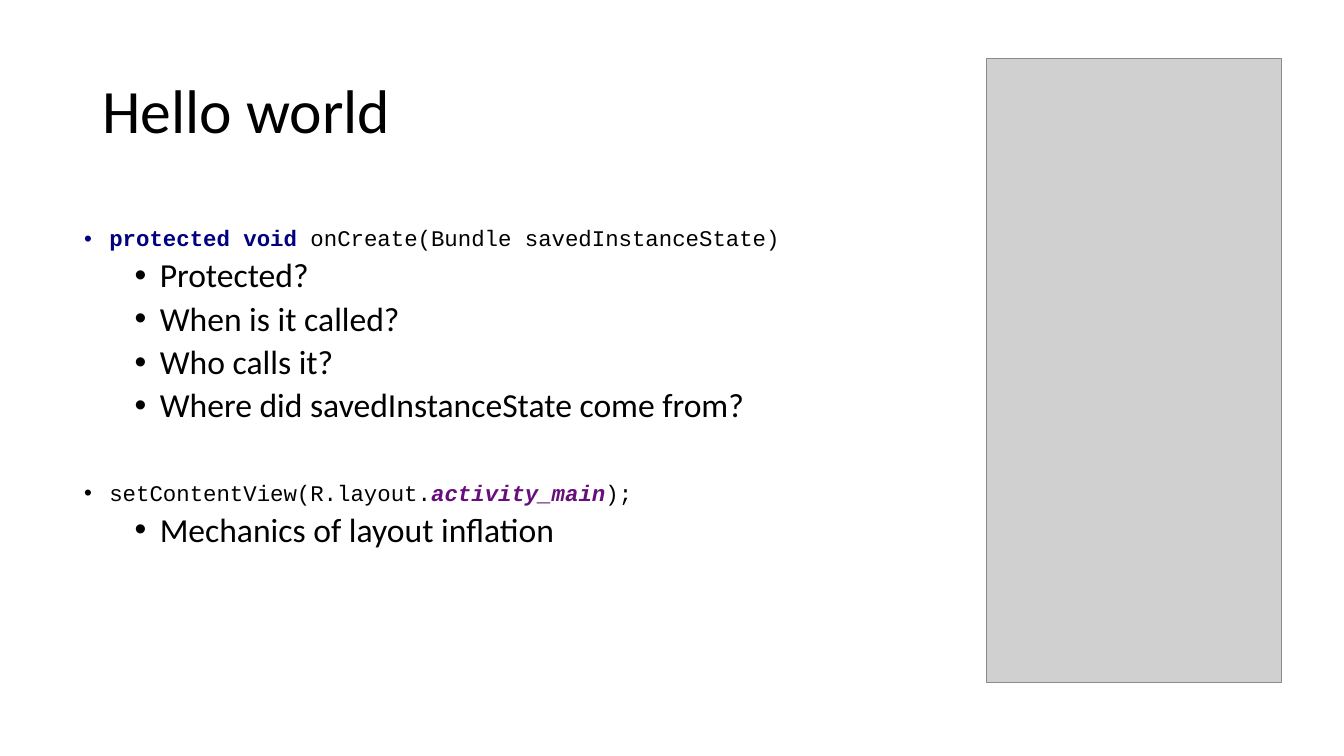
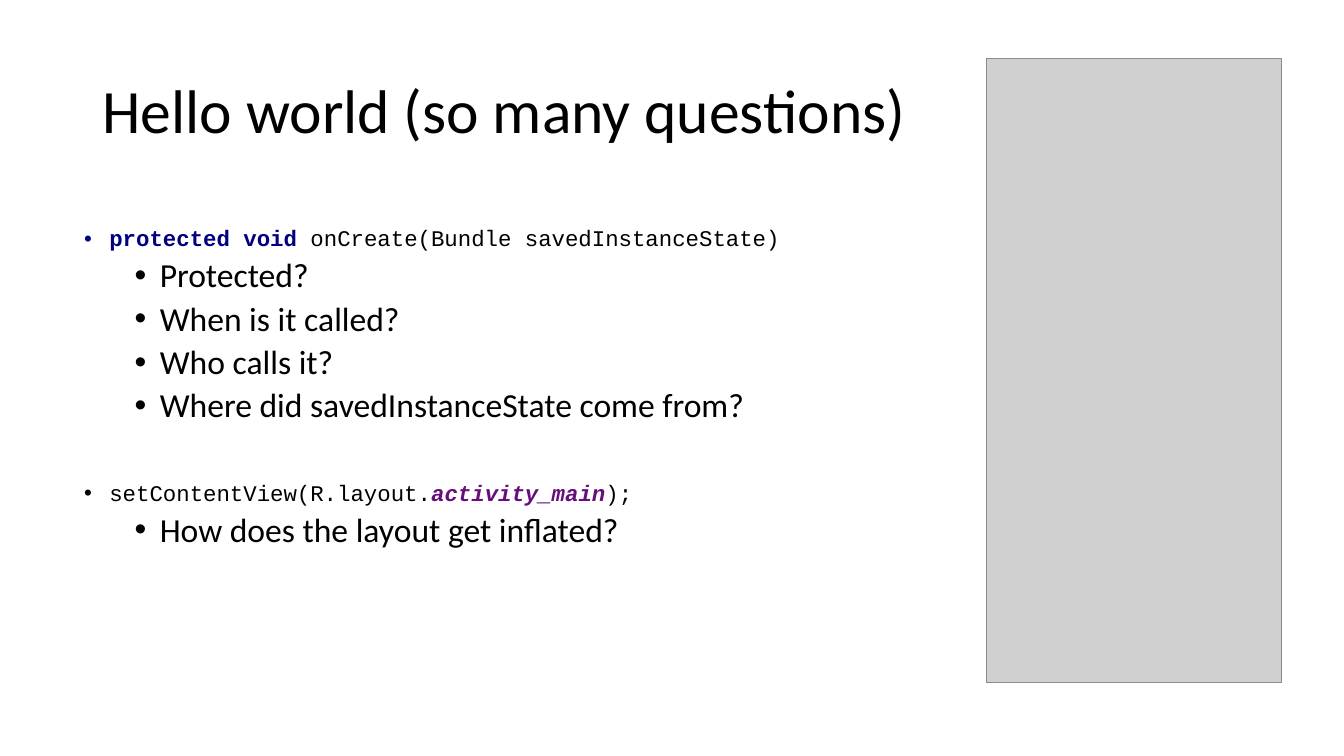
Before and after one commit to russellu/cs230, a slide deck: slide 11 of Lecture_HelloWorld.pptx. Drawn at 1344x756 pixels with LibreOffice and Linux fonts; fonts in the diff are those of the drawing; grey boxes stand for pictures. Boxes give left, top, right and bottom in pixels: in the first picture for what was removed or moved away, otherwise in the second. Text is boxed around its words. In the diff, an @@ line names an element or a change of style, - is before the commit and + after.

```diff
--- a/Lecture_HelloWorld.pptx
+++ b/Lecture_HelloWorld.pptx
@@ title at (x1=102, y1=88, x2=906, y2=143): text changed @@
-Hello world
+Hello world (so many questions)
@@ text at (x1=160, y1=518, x2=619, y2=548): text changed @@
-  • Mechanics of layout inflation
+  • How does the layout get inflated?
```
Also in this commit, not shown: 4 other slides changed, 1 slide added, 4 other files.
